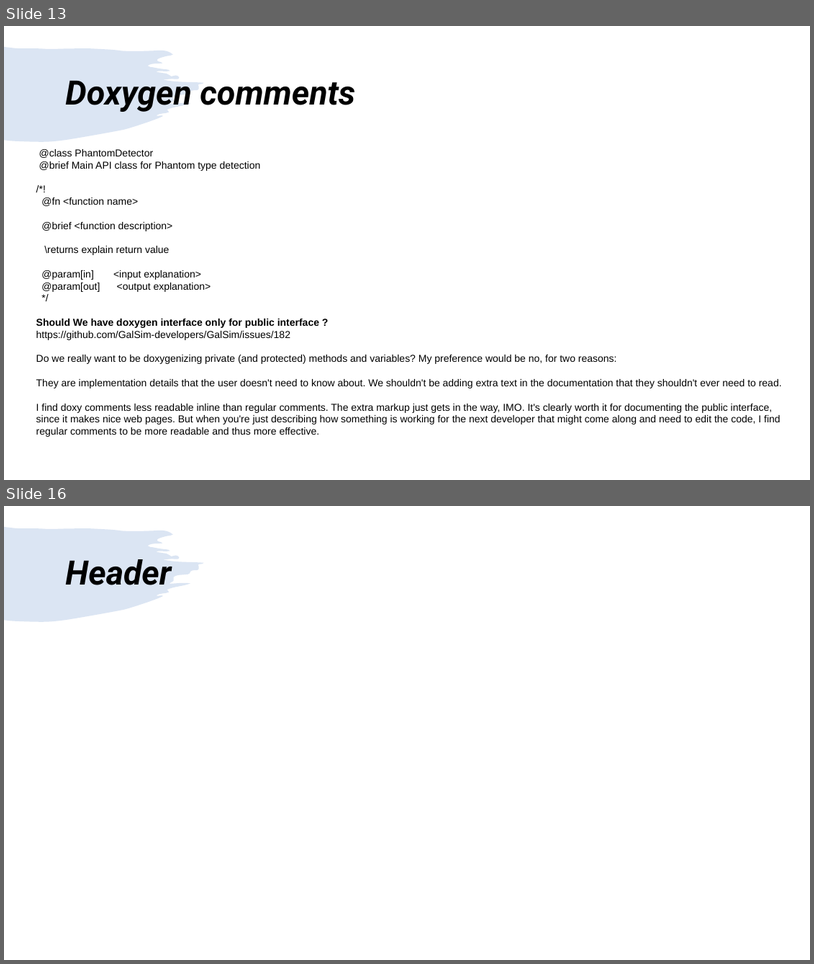
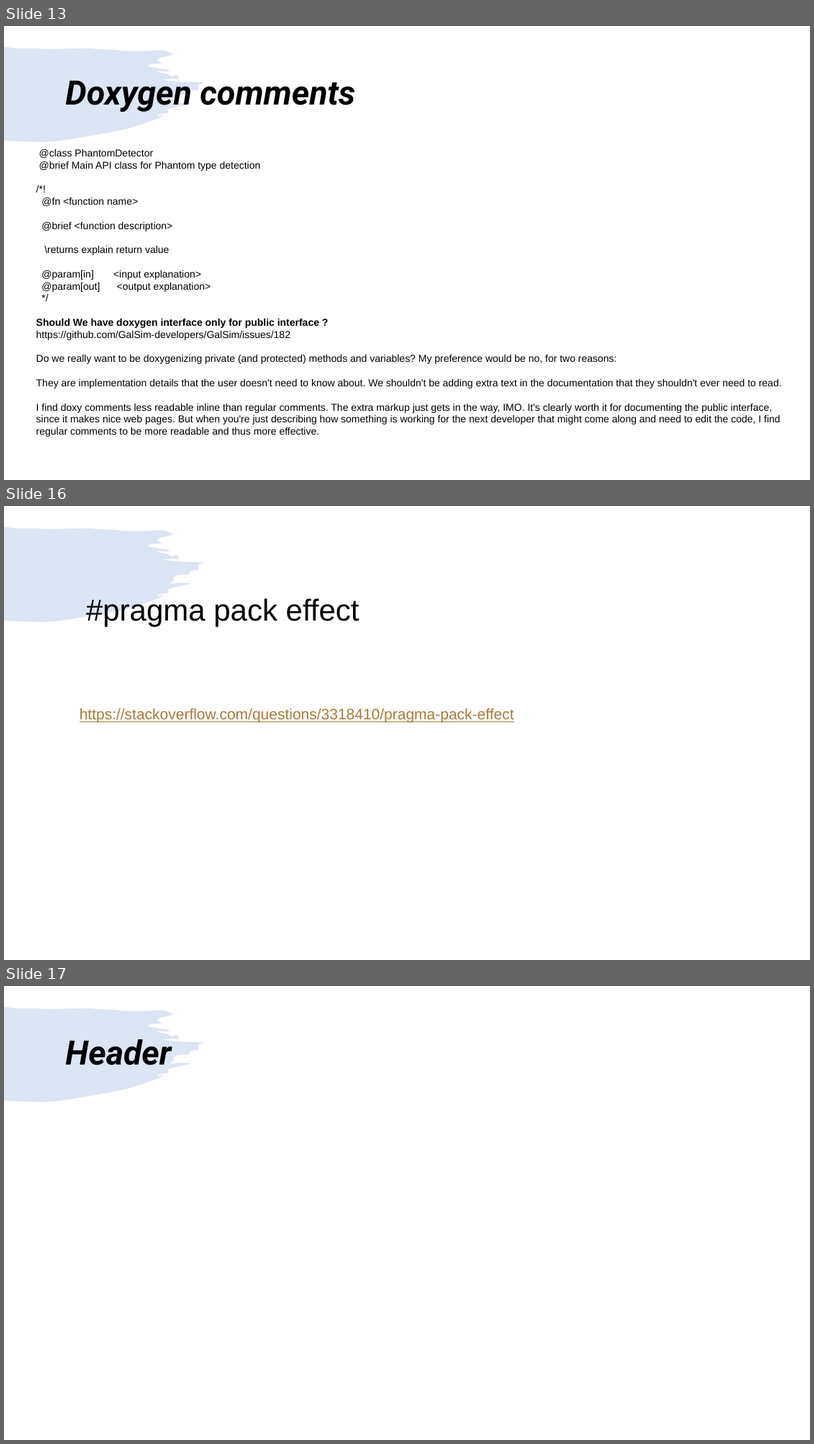
Before and after one commit to girishlande/CPlusPlus, a slide deck: learnings.pptx. Shown one above the other, each under a label of ours: slides 13 and 16 before the commit, slides 13, 16 and 17 after it; the slides between them are not shown. The pictures are 814x964 and 814x1444 pixels, drawn with LibreOffice and Linux fonts; fonts in the diff are those of the drawing. Boxes give left, top, right and bottom in pixels: in the first picture for what was removed or moved away, otherwise in the second. Text is boxed around its words. In the diff, an @@ line names an element or a change of style, - is before the commit and + after.

```diff
--- a/learnings.pptx
+++ b/learnings.pptx
@@ slide 16 added at (4,506,810,960), background #FFFFFF; not listed: 1 template element that a slide beside it also shows @@
@@ text added at (86,598,360,626), 36 pt, text #000000 @@
+#pragma pack effect
@@ text added at (80,708,514,723), 18 pt, text #A87A38, underline @@
+https://stackoverflow.com/questions/3318410/pragma-pack-effect
@@ what was slide 16 is now slide 17 @@
```
Also in this commit, not shown: 3 slides changed, 2 other slides added, 2 slides removed, 5 other files.
